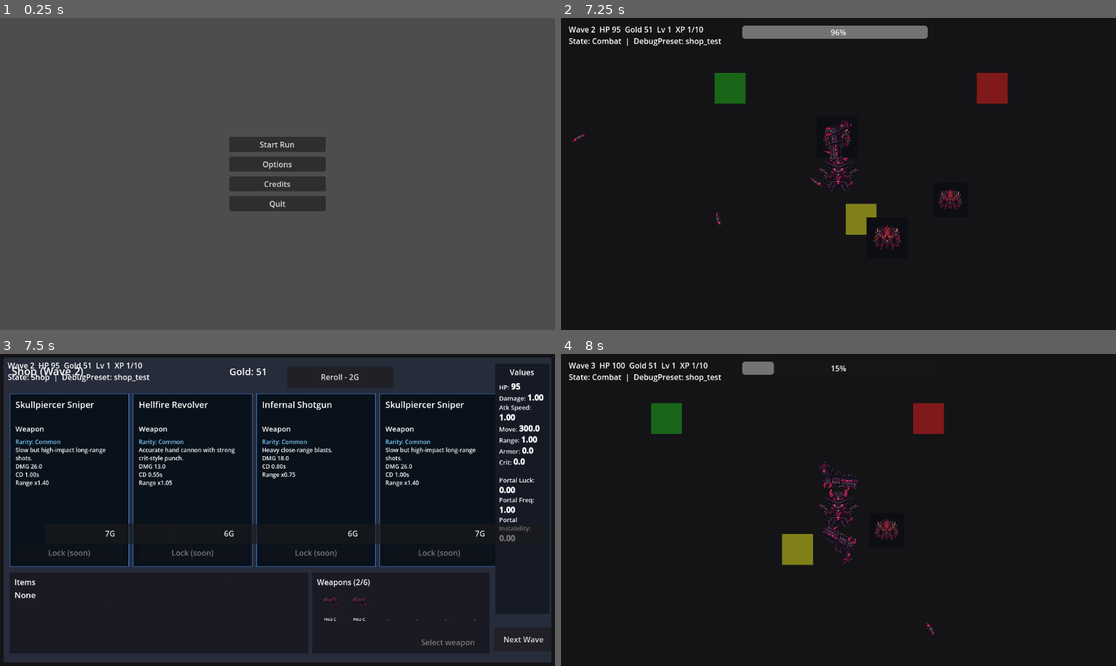
Above: before the commit, frames 1-4 (two rows, left to right).
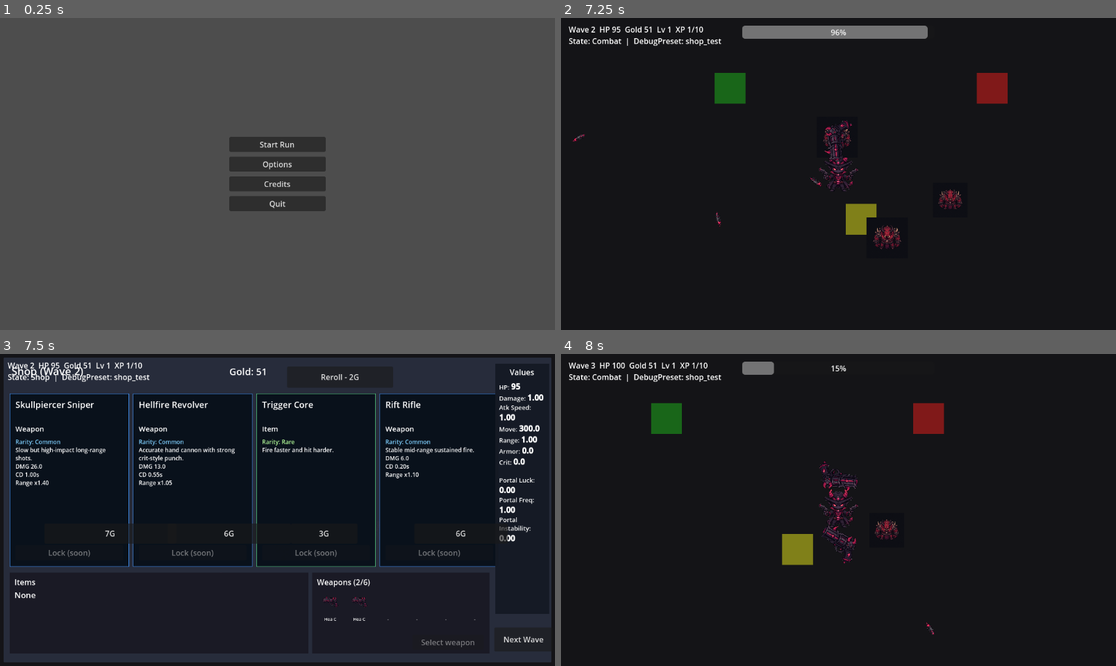
Above: after the commit, the same moments.

Repository: KevinRabbe/bullet-hell-roughe-lite
Game: Godot game, scene res://scenes/ui/MainMenu.tscn
Two runs of this game, one before a commit and one after it. Both use one fixed random seed, a clock stepped at 60 frames per second and the inputs below.
Inputs (mouse positions are in pixels of both pictures, inside the frame that each line leads up to):
- Up to frame 1 (0.25 s): no input
- Up to frame 2 (7.25 s): click "Start Run" at 0.5 s; click "Start Run" at 1.25 s; tap Enter at 2, 4.35 s; move the mouse to (960, 158) at 2.02 s; hold D (move_right) 2.03-2.78 s; hold C (cycle_character) 2.03-2.78 s; click (960, 158) at 2.17 s; tap Space at 2.27, 3.02, 4.52, 5.27, 6.02 s; move the mouse to (727, 189) at 2.77 s; hold S (move_down) 2.78-3.53 s; tap E (interact) at 2.85 s; move the mouse to (894, 105) at 3.52 s; hold D (move_right) 3.53-4.28 s; tap B at 3.6 s; move the mouse to (810, 236) at 4.27 s; hold W (move_up) 4.28-5.03 s; click (810, 236) at 4.42 s; move the mouse to (1005, 220) at 5.02 s; hold A (move_left) 5.03-6.53 s; tap R at 5.1 s; move the mouse to (672, 127) at 5.77 s; tap P at 5.85 s; move the mouse to (866, 174) at 6.52 s; hold S (move_down) from 6.53 s (still down); tap Q at 6.6 s; click (866, 174) at 6.67 s
- Up to frame 3 (7.5 s): move the mouse to (194, 432) at 7.27 s; release S (move_down) at 7.28 s; hold D (move_right) from 7.28 s (still down); tap 1 at 7.35 s
- Up to frame 4 (8 s): keep holding D (move_right); tap Space at 7.52 s

Frames 1-2 are identical in both runs. In frame 3, 1.6% of the frame differs, in the area x 46-96%, y 12-69%; in frame 4, nothing differs.

Commit message:
Stage 11.3: expand item pool with build-shaping items

Diff:
--- /dev/null
+++ b/data/items/blood_talisman.tres
@@ -0,0 +1,18 @@
+[gd_resource type="Resource" script_class="ItemData" load_steps=2 format=3]
+
+[ext_resource type="Script" path="res://scripts/items/item_data.gd" id="1"]
+
+[resource]
+script = ExtResource("1")
+id = "blood_talisman"
+name = "Blood Talisman"
+description = "A cursed charm that raises max HP with minor corruption."
+category = "defense"
+rarity = "common"
+tags = Array[String](["survivability"])
+price = 3
+stack_limit = 1
+stat_modifiers = {
+"max_hp": 12.0,
+"corruption": 0.03
+}
--- /dev/null
+++ b/data/items/demon_powder.tres
@@ -0,0 +1,17 @@
+[gd_resource type="Resource" script_class="ItemData" load_steps=2 format=3]
+
+[ext_resource type="Script" path="res://scripts/items/item_data.gd" id="1"]
+
+[resource]
+script = ExtResource("1")
+id = "demon_powder"
+name = "Demon Powder"
+description = "Raw infernal dust that boosts base shot damage."
+category = "offense"
+rarity = "common"
+tags = Array[String](["damage"])
+price = 3
+stack_limit = 1
+stat_modifiers = {
+"damage": 0.12
+}
--- /dev/null
+++ b/data/items/harvest_emblem.tres
@@ -0,0 +1,18 @@
+[gd_resource type="Resource" script_class="ItemData" load_steps=2 format=3]
+
+[ext_resource type="Script" path="res://scripts/items/item_data.gd" id="1"]
+
+[resource]
+script = ExtResource("1")
+id = "harvest_emblem"
+name = "Harvest Emblem"
+description = "Blessed sigil that increases gold and XP gain."
+category = "utility"
+rarity = "rare"
+tags = Array[String](["economy"])
+price = 4
+stack_limit = 1
+stat_modifiers = {
+"coin_gain": 0.2,
+"xp_gain": 0.15
+}
--- /dev/null
+++ b/data/items/hellfire_idol.tres
@@ -0,0 +1,19 @@
+[gd_resource type="Resource" script_class="ItemData" load_steps=2 format=3]
+
+[ext_resource type="Script" path="res://scripts/items/item_data.gd" id="1"]
+
+[resource]
+script = ExtResource("1")
+id = "hellfire_idol"
+name = "Hellfire Idol"
+description = "An unstable idol that boosts crit and burn output."
+category = "offense"
+rarity = "epic"
+tags = Array[String](["crit", "burn"])
+price = 5
+stack_limit = 1
+stat_modifiers = {
+"burn_damage": 0.35,
+"crit_chance": 0.08,
+"corruption": 0.05
+}
--- /dev/null
+++ b/data/items/obsidian_mail.tres
@@ -0,0 +1,19 @@
+[gd_resource type="Resource" script_class="ItemData" load_steps=2 format=3]
+
+[ext_resource type="Script" path="res://scripts/items/item_data.gd" id="1"]
+
+[resource]
+script = ExtResource("1")
+id = "obsidian_mail"
+name = "Obsidian Mail"
+description = "Heavy infernal plating for high durability."
+category = "defense"
+rarity = "epic"
+tags = Array[String](["armor", "hp"])
+price = 5
+stack_limit = 1
+stat_modifiers = {
+"armor": 4.0,
+"max_hp": 30.0,
+"movement_speed": -15.0
+}
--- /dev/null
+++ b/data/items/rapid_loader.tres
@@ -0,0 +1,17 @@
+[gd_resource type="Resource" script_class="ItemData" load_steps=2 format=3]
+
+[ext_resource type="Script" path="res://scripts/items/item_data.gd" id="1"]
+
+[resource]
+script = ExtResource("1")
+id = "rapid_loader"
+name = "Rapid Loader"
+description = "Tight reload rhythm increases attack speed."
+category = "offense"
+rarity = "common"
+tags = Array[String](["attack_speed"])
+price = 3
+stack_limit = 1
+stat_modifiers = {
+"attack_speed": 0.1
+}
--- /dev/null
+++ b/data/items/rift_compass.tres
@@ -0,0 +1,18 @@
+[gd_resource type="Resource" script_class="ItemData" load_steps=2 format=3]
+
+[ext_resource type="Script" path="res://scripts/items/item_data.gd" id="1"]
+
+[resource]
+script = ExtResource("1")
+id = "rift_compass"
+name = "Rift Compass"
+description = "Warped compass that sharpens portal outcomes."
+category = "utility"
+rarity = "rare"
+tags = Array[String](["portal"])
+price = 4
+stack_limit = 1
+stat_modifiers = {
+"portal_luck": 0.2,
+"portal_reward_multiplier": 0.1
+}
--- /dev/null
+++ b/data/items/rune_prism.tres
@@ -0,0 +1,18 @@
+[gd_resource type="Resource" script_class="ItemData" load_steps=2 format=3]
+
+[ext_resource type="Script" path="res://scripts/items/item_data.gd" id="1"]
+
+[resource]
+script = ExtResource("1")
+id = "rune_prism"
+name = "Rune Prism"
+description = "Amplifies projectile speed and precision at mid range."
+category = "offense"
+rarity = "rare"
+tags = Array[String](["projectile"])
+price = 4
+stack_limit = 1
+stat_modifiers = {
+"projectile_speed": 0.18,
+"attack_range": 0.1
+}
--- /dev/null
+++ b/data/items/void_rounds.tres
@@ -0,0 +1,18 @@
+[gd_resource type="Resource" script_class="ItemData" load_steps=2 format=3]
+
+[ext_resource type="Script" path="res://scripts/items/item_data.gd" id="1"]
+
+[resource]
+script = ExtResource("1")
+id = "void_rounds"
+name = "Void Rounds"
+description = "Condensed rounds that trade cadence for heavy impact."
+category = "offense"
+rarity = "rare"
+tags = Array[String](["damage", "risk"])
+price = 4
+stack_limit = 1
+stat_modifiers = {
+"attack_speed": -0.08,
+"damage": 0.24
+}
--- a/scripts/items/item_database.gd
+++ b/scripts/items/item_database.gd
@@ -6,6 +6,15 @@
 	"res://data/items/steel_heart.tres",
 	"res://data/items/trigger_core.tres",
 	"res://data/items/lucky_charm.tres",
+	"res://data/items/demon_powder.tres",
+	"res://data/items/rapid_loader.tres",
+	"res://data/items/blood_talisman.tres",
+	"res://data/items/rune_prism.tres",
+	"res://data/items/void_rounds.tres",
+	"res://data/items/harvest_emblem.tres",
+	"res://data/items/obsidian_mail.tres",
+	"res://data/items/rift_compass.tres",
+	"res://data/items/hellfire_idol.tres",
 ]
 
 static func get_prototype_items() -> Array[ItemData]:
@@ -28,11 +37,11 @@
 	var tier_ids: Array[String]
 	match tier:
 		3:
-			tier_ids = ["steel_heart", "trigger_core"]
+			tier_ids = ["steel_heart", "trigger_core", "obsidian_mail", "hellfire_idol"]
 		2:
-			tier_ids = ["glass_scope", "lucky_charm"]
+			tier_ids = ["glass_scope", "lucky_charm", "rune_prism", "void_rounds", "harvest_emblem", "rift_compass"]
 		_:
-			tier_ids = ["swift_boots", "lucky_charm"]
+			tier_ids = ["swift_boots", "lucky_charm", "demon_powder", "rapid_loader", "blood_talisman"]
 
 	var pool: Array[ItemData] = []
 	for item in get_prototype_items():
